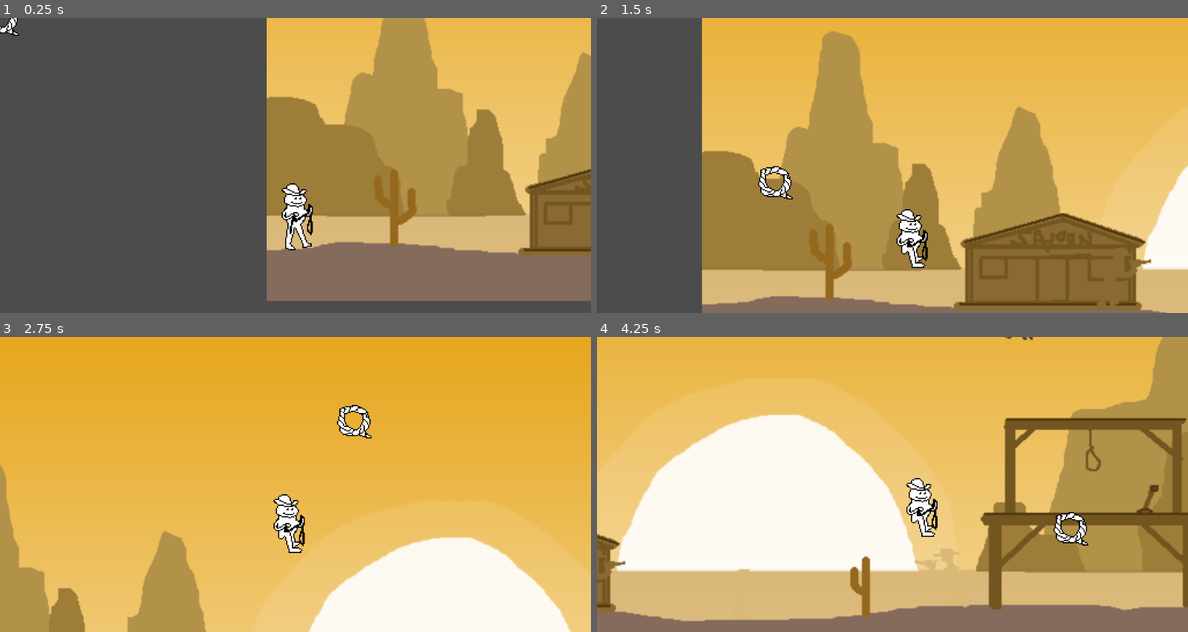
Above: before the commit, frames 1-4 (two rows, left to right).
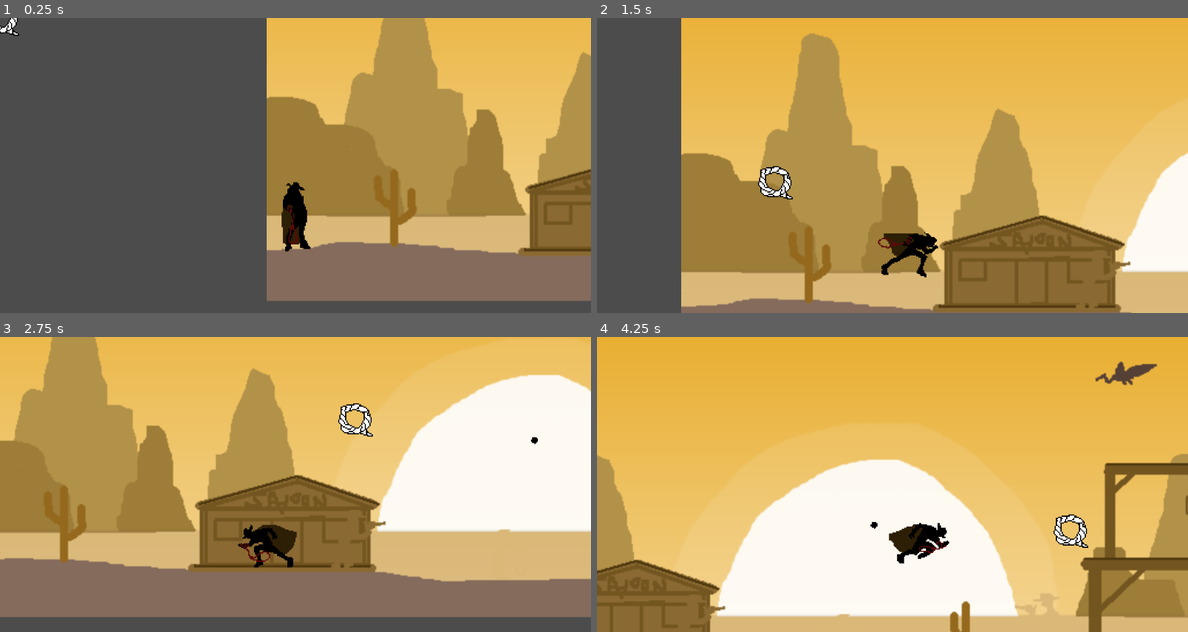
Above: after the commit, the same moments.

Repository: Raphiell/Hung-on-Justice
Game: Godot game, scene res://scene/test.tscn
Same seed, same stepped clock (60 frames per second), same inputs: the game is played once before the commit and once after it.
Inputs (mouse positions are in pixels of both pictures, inside the frame that each line leads up to):
- Up to frame 1 (0.25 s): no input
- Up to frame 2 (1.5 s): move the mouse to (1022, 150) at 0.52 s; hold Right (ui_right) from 0.53 s (still down); click (1022, 150) at 0.6 s; tap Space (jump) at 0.77, 0.8, 1.07, 1.35 s; move the mouse to (774, 180) at 1.27 s
- Up to frame 3 (2.75 s): tap Space (jump) at 1.52, 1.82, 2.3 s; click (177, 499) at 1.55 s; move the mouse to (354, 419) at 2.02 s; release Right (ui_right) at 2.03 s; hold Left (ui_left) from 2.03 s (still down); click (354, 419) at 2.1 s
- Up to frame 4 (4.25 s): move the mouse to (862, 543) at 2.77 s; release Left (ui_left) at 2.78 s; hold Right (ui_right) from 2.78 s (still down); click (862, 543) at 2.85 s; tap Space (jump) at 3.02, 3.32, 3.6, 3.77, 4.07 s; move the mouse to (1069, 528) at 3.52 s

The runs differ from the first frame. In frame 1, 0.9% of the frame differs, in the area x 47-53%, y 55-80%; in frame 2, 18%; in frame 3, 97%, in the area x 0-100%, y 0-100%; in frame 4, 60%.

Commit message:
Tuned up movement, added swinging from posts

Diff:
--- /dev/null
+++ b/entity/Noose.gd
@@ -0,0 +1,47 @@
+extends Node2D
+
+enum states {
+	sending,
+	returning,
+	attached
+}
+
+var movement_vector : Vector2 = Vector2.ZERO
+var movement_speed : float = 15
+var return_speed : float = 12
+var noose_max_range : float = 200 # How far it can be from the player before returning
+var state = states.sending
+
+# Nodes
+onready var rope = $Rope
+onready var rope_point = $"Rope Point"
+
+func _process(delta):
+	if(state == states.returning):
+		movement_vector = (global.player.global_transform.origin - global_transform.origin).normalized()
+		global_transform.origin += movement_vector * return_speed
+	elif(state == states.sending):
+		global_transform.origin += movement_vector * movement_speed
+	elif(state == states.attached):
+		pass
+
+	var noose_distance_from_player = global_transform.origin.distance_to(global.player.global_transform.origin)
+
+	# If noose is too far away, return it to player
+	if(noose_distance_from_player > noose_max_range):
+		state = states.returning
+
+	# Remove noose once it's close enough back to you
+	if(noose_distance_from_player <= 10):
+		global.player.noose_available = true
+		queue_free()
+
+	rope.clear_points()
+	rope.add_point(rope_point.transform.origin)
+	rope.add_point(global.player.global_transform.origin - transform.origin)
+
+func _on_Hitbox_area_entered(area):
+	if(area.get_parent().type == "Swing Point"):
+		state = states.attached
+		global_transform.origin = area.global_transform.origin
+		global.player.emit_signal("swing_point_attached", global_transform.origin)
--- /dev/null
+++ b/entity/Noose.tscn
@@ -0,0 +1,26 @@
+[gd_scene load_steps=4 format=2]
+
+[ext_resource path="res://texture/noose.png" type="Texture" id=1]
+[ext_resource path="res://entity/Noose.gd" type="Script" id=2]
+
+[sub_resource type="CircleShape2D" id=1]
+radius = 16.5195
+
+[node name="Noose" type="Node2D"]
+script = ExtResource( 2 )
+
+[node name="Sprite" type="Sprite" parent="."]
+texture = ExtResource( 1 )
+
+[node name="Rope Point" type="Node2D" parent="."]
+position = Vector2( -7.41565, 7.41565 )
+
+[node name="Rope" type="Line2D" parent="."]
+width = 1.5
+default_color = Color( 0.368627, 0.0352941, 0.0352941, 1 )
+
+[node name="Hitbox" type="Area2D" parent="."]
+
+[node name="CollisionShape2D" type="CollisionShape2D" parent="Hitbox"]
+shape = SubResource( 1 )
+[connection signal="area_entered" from="Hitbox" to="." method="_on_Hitbox_area_entered"]
--- a/entity/Player.gd
+++ b/entity/Player.gd
@@ -1,15 +1,11 @@
 extends KinematicBody2D
 
-#enum states {
-#	idle,
-#	move,
-#	jump,
-#	swing,
-#	fall,
-#	dodge
-#}
-#
-#export(states) var state = states.idle
+enum states {
+	regular,
+	swinging
+}
+
+export(states) var state = states.regular
 
 # Movement
 var movement_vector : Vector2 = Vector2.ZERO
@@ -17,7 +13,8 @@
 var movement_speed : float = 200
 export(float) var regular_decel_weight = 0.2
 var deceleration_weight : float = regular_decel_weight
-export(float) var acceleration = 10
+export(float) var regular_acceleration = 20
+var acceleration = regular_acceleration
 var lateral_input : int = 0
 
 # Jumping
@@ -25,9 +22,11 @@
 var jump_buffer : float = 0
 export(float) var jump_buffer_max = 0.1 # Seconds you can hit jump before landing and still jump
 var jumping = false
+var jump_grace_period : float = 0
+export(float) var jump_grace_period_max = 0.15 # Seconds you can hit jump after leaving an edge and still jump
 
 # Dodging
-export(float) var dodge_speed = 450
+export(float) var dodge_speed = 550
 var dodge_buffer : float = 0
 export(float) var dodge_buffer_max = 0.1 # Seconds you can hit dodge before landing and still dodge
 var dodge_roll_timer : float = 0
@@ -35,23 +34,56 @@
 var dodge_roll_cooldown : float = 0
 export(float) var dodge_roll_cooldown_max = 0.5 # Seconds before you can dodge roll again
 
+# Animation
+var facing : int = 1
+onready var idle_texture = preload("res://texture/player/hero_standing.png")
+onready var run_texture = preload("res://texture/player/hero_running.png")
+
+# Noose
+onready var noose_scene = preload("res://entity/Noose.tscn")
+var noose_available = true
+var swing_point = null
+var swing_speed = 600
+var swinging = false
+var swing_acceleration = 5
+
 # Nodes
 onready var character_sprite = $Character
 onready var camera = $Camera2D
 onready var ui = $UI
 onready var cursor = $UI/Cursor
+onready var anim = $AnimationPlayer
+
+# Signals
+signal swing_point_attached
 
 func _ready():
 	Input.set_mouse_mode(Input.MOUSE_MODE_HIDDEN)
+	anim.play("idle")
+	global.player = self
 
 func _physics_process(delta):
 	# Mouse
 	cursor.transform.origin = get_local_mouse_position()
 
+	# Facing
+	facing = sign(movement_vector.x)
+	if(facing != 0):
+		character_sprite.scale.x = facing
+
+	if(state == states.regular):
+		regular_state(delta)
+	else:
+		swing_state(delta)
+
+func regular_state(delta):
 	# Gravity
 	movement_vector.y = clamp(movement_vector.y + global.GRAVITY, -9999, global.TERMINAL_VELOCITY)
 
-	if(is_on_floor() or is_on_ceiling()):
+	if(is_on_floor()):
+		movement_vector.y = 0
+		jump_grace_period = jump_grace_period_max
+	elif(is_on_ceiling()):
 		movement_vector.y = global.GRAVITY
 
 	# Lateral Movement
@@ -63,6 +95,8 @@
 			lateral_input = acceleration
 
 	# Jumping
+	if(jump_grace_period > 0):
+		jump_grace_period -= delta
 	if(Input.is_action_just_pressed("jump")):
 		jump()
 
@@ -93,7 +127,6 @@
 		dodge_roll_timer -= delta
 		if(dodge_roll_timer <= 0 and !jumping):
 			movement_speed = max_movement_speed
-			character_sprite.frame = 0
 
 	# Dodge Cooldown
 	if(dodge_roll_cooldown >= 0):
@@ -110,15 +143,47 @@
 	if(jumping and is_on_floor()):
 		jumping = false
 		movement_speed = max_movement_speed
-		character_sprite.frame = 0
 		deceleration_weight = regular_decel_weight
+
+	if(swinging and is_on_floor()):
+		swinging = false
+		deceleration_weight = regular_decel_weight
+		acceleration = regular_acceleration
+		movement_speed = max_movement_speed
+
+	# Animation
+	if(abs(movement_vector.x) > 50 or lateral_input != 0):
+		character_sprite.texture = run_texture
+		character_sprite.vframes = 4
+		character_sprite.hframes = 3
+		character_sprite.position.y = 7
+		anim.play("run")
+	else:
+		character_sprite.texture = idle_texture
+		character_sprite.vframes = 2
+		character_sprite.hframes = 4
+		character_sprite.position.y = 0
+		anim.play("idle")
+
+	# Noose
+	if(Input.is_action_just_pressed("left_click") and noose_available):
+		var noose = noose_scene.instance()
+		noose.movement_vector = (get_global_mouse_position() - global_transform.origin).normalized()
+		get_tree().root.add_child(noose)
+		noose.global_transform.origin = global_transform.origin
+		noose_available = false
+
+func swing_state(delta):
+	move_and_slide(movement_vector, Vector2.UP)
+
+	if(global_transform.origin.distance_to(swing_point) < 20):
+		state = states.regular
 
 func jump():
 	# If you are on the floor
-	if(is_on_floor()):
+	if(is_on_floor() or jump_grace_period > 0):
 		movement_vector.y = -jump_strength
 		jumping = true
-		character_sprite.frame = 2
 		deceleration_weight = 0.05
 	else:
 		# Start the buffer
@@ -137,3 +202,12 @@
 		dodge_roll_cooldown = dodge_roll_cooldown_max
 	else:
 		dodge_buffer = dodge_buffer_max
+
+func _on_Player_swing_point_attached(point):
+	swing_point = point
+	movement_vector = (swing_point - global_transform.origin).normalized() * swing_speed
+	state = states.swinging
+	swinging = true
+	movement_speed = swing_speed
+	deceleration_weight = 0.05
+	acceleration = swing_acceleration
--- a/entity/Player.tscn
+++ b/entity/Player.tscn
@@ -1,12 +1,46 @@
-[gd_scene load_steps=5 format=2]
+[gd_scene load_steps=7 format=2]
 
-[ext_resource path="res://texture/cowboy slim.png" type="Texture" id=1]
+[ext_resource path="res://texture/player/hero_running.png" type="Texture" id=1]
 [ext_resource path="res://entity/Player.gd" type="Script" id=2]
 [ext_resource path="res://texture/cursor.png" type="Texture" id=3]
 
 [sub_resource type="CapsuleShape2D" id=1]
 radius = 12.4881
 height = 20.4404
+
+[sub_resource type="Animation" id=2]
+resource_name = "idle"
+length = 0.8
+loop = true
+tracks/0/type = "value"
+tracks/0/path = NodePath("Character:frame")
+tracks/0/interp = 1
+tracks/0/loop_wrap = true
+tracks/0/imported = false
+tracks/0/enabled = true
+tracks/0/keys = {
+"times": PoolRealArray( 0, 0.8 ),
+"transitions": PoolRealArray( 1, 1 ),
+"update": 0,
+"values": [ 0, 5 ]
+}
+
+[sub_resource type="Animation" id=3]
+resource_name = "run"
+length = 0.8
+loop = true
+tracks/0/type = "value"
+tracks/0/path = NodePath("Character:frame")
+tracks/0/interp = 1
+tracks/0/loop_wrap = true
+tracks/0/imported = false
+tracks/0/enabled = true
+tracks/0/keys = {
+"times": PoolRealArray( 0, 0.8 ),
+"transitions": PoolRealArray( 1, 1 ),
+"update": 0,
+"values": [ 0, 9 ]
+}
 
 [node name="Player" type="KinematicBody2D"]
 script = ExtResource( 2 )
@@ -23,7 +57,9 @@
 smoothing_speed = 10.0
 
 [node name="Character" type="Sprite" parent="."]
+position = Vector2( 0, 7 )
 texture = ExtResource( 1 )
+vframes = 4
 hframes = 3
 
 [node name="UI" type="Control" parent="."]
@@ -35,3 +71,8 @@
 
 [node name="Cursor" type="Sprite" parent="UI"]
 texture = ExtResource( 3 )
+
+[node name="AnimationPlayer" type="AnimationPlayer" parent="."]
+anims/idle = SubResource( 2 )
+anims/run = SubResource( 3 )
+[connection signal="swing_point_attached" from="." to="." method="_on_Player_swing_point_attached"]
--- /dev/null
+++ b/entity/Swing Point.gd
@@ -0,0 +1,3 @@
+extends Node2D
+
+var type = "Swing Point"
--- /dev/null
+++ b/entity/Swing Point.tscn
@@ -0,0 +1,18 @@
+[gd_scene load_steps=4 format=2]
+
+[ext_resource path="res://texture/swing_point.png" type="Texture" id=1]
+[ext_resource path="res://entity/Swing Point.gd" type="Script" id=2]
+
+[sub_resource type="CircleShape2D" id=1]
+radius = 12.2782
+
+[node name="Swing Point" type="Node2D"]
+script = ExtResource( 2 )
+
+[node name="Sprite" type="Sprite" parent="."]
+texture = ExtResource( 1 )
+
+[node name="Hitbox" type="Area2D" parent="."]
+
+[node name="CollisionShape2D" type="CollisionShape2D" parent="Hitbox"]
+shape = SubResource( 1 )
--- a/global.gd
+++ b/global.gd
@@ -2,3 +2,9 @@
 
 const GRAVITY = 20
 const TERMINAL_VELOCITY = 400
+
+var player
+
+func _input(event):
+	if(Input.is_action_just_pressed("exit")):
+		get_tree().quit()
--- a/project.godot
+++ b/project.godot
@@ -73,6 +73,16 @@
 "events": [ Object(InputEventKey,"resource_local_to_scene":false,"resource_name":"","device":0,"alt":false,"shift":false,"control":false,"meta":false,"command":false,"pressed":false,"scancode":32,"unicode":0,"echo":false,"script":null)
  ]
 }
+left_click={
+"deadzone": 0.5,
+"events": [ Object(InputEventMouseButton,"resource_local_to_scene":false,"resource_name":"","device":-1,"alt":false,"shift":false,"control":false,"meta":false,"command":false,"button_mask":0,"position":Vector2( 0, 0 ),"global_position":Vector2( 0, 0 ),"factor":1.0,"button_index":1,"pressed":false,"doubleclick":false,"script":null)
+ ]
+}
+exit={
+"deadzone": 0.5,
+"events": [ Object(InputEventKey,"resource_local_to_scene":false,"resource_name":"","device":0,"alt":false,"shift":false,"control":false,"meta":false,"command":false,"pressed":false,"scancode":16777217,"unicode":0,"echo":false,"script":null)
+ ]
+}
 
 [rendering]
 
--- a/scene/test.tscn
+++ b/scene/test.tscn
@@ -1,7 +1,8 @@
-[gd_scene load_steps=6 format=2]
+[gd_scene load_steps=7 format=2]
 
 [ext_resource path="res://entity/Player.tscn" type="PackedScene" id=1]
 [ext_resource path="res://texture/background.png" type="Texture" id=2]
+[ext_resource path="res://entity/Swing Point.tscn" type="PackedScene" id=3]
 
 [sub_resource type="RectangleShape2D" id=1]
 extents = Vector2( 95.0657, 5.22509 )
@@ -40,3 +41,12 @@
 
 [node name="CollisionPolygon2D2" type="CollisionPolygon2D" parent="StaticBody2D"]
 polygon = PoolVector2Array( -31.6638, -9.01661, 52.6287, -30.4672, 121.78, -7.86, 121.394, -4.51869, 119.338, -2.59101, 52.3499, -24.4533, -33.206, -2.97654, -34.4911, -5.54678 )
+
+[node name="Swing Point" parent="." instance=ExtResource( 3 )]
+position = Vector2( 257.868, -60.1247 )
+
+[node name="Swing Point2" parent="." instance=ExtResource( 3 )]
+position = Vector2( 379.378, -227.027 )
+
+[node name="Swing Point3" parent="." instance=ExtResource( 3 )]
+position = Vector2( 99.3451, -293.369 )
Binary file added: texture/noose.png
Not shown, added: texture/noose.png.import
Binary file added: texture/player/hero_running.png
Not shown, added: texture/player/hero_running.png.import
Binary file added: texture/player/hero_standing.png
Not shown, added: texture/player/hero_standing.png.import
Binary file added: texture/swing_point.png
Not shown, added: texture/swing_point.png.import
